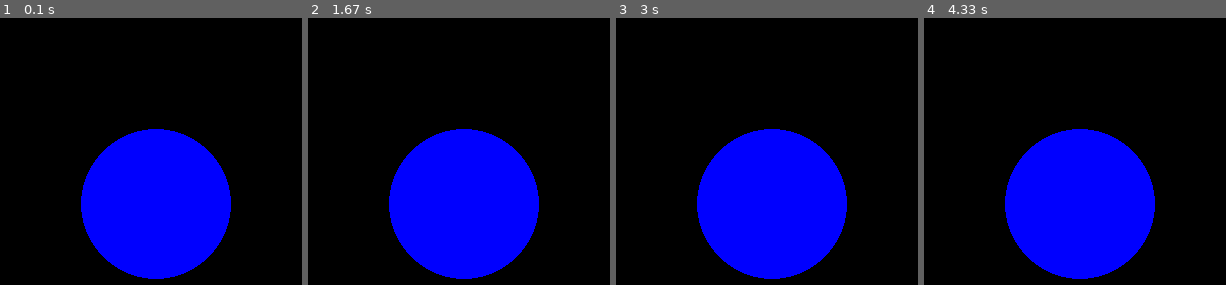
Above: before the commit, frames 1-4 (left to right).
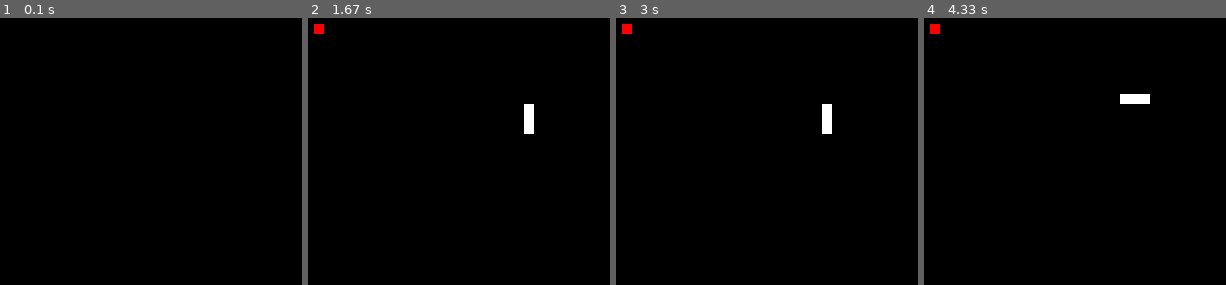
Above: after the commit, the same moments.

Repository: RonanFim/pygame-snake
Game: pygame game, started from main.py
Two runs of this game, one before a commit and one after it. Both use one fixed random seed, a clock stepped at 60 frames per second and the inputs below.
Inputs:
- Up to frame 1 (0.1 s): no input
- Up to frame 2 (1.67 s): tap Enter at 0.33 s; hold Right 0.67-1.13 s; hold Up 1.17-1.63 s
- Up to frame 3 (3 s): hold Right 1.67-2.13 s; hold Left 2.17-2.7 s; hold Down from 2.73 s (still down)
- Up to frame 4 (4.33 s): release Down at 3.03 s; hold Left 3.07-3.47 s; hold Up 3.5-3.87 s; hold Right from 3.9 s (still down)

The runs differ from the first frame. In frame 1, 22% of the frame differs, in the area x 26-77%, y 41-98%; in frame 2, 22%, in the area x 1-77%, y 2-98%; in frame 3, 22%; in frame 4, 22%.

Commit message:
Cria e movimenta a cobra e faz a maçã spawnar

Diff:
--- a/System/Game.py
+++ b/System/Game.py
@@ -1,28 +1,93 @@
 
 import pygame
+import random
+from enum import Enum
+
+from definitions import Screen
+
+
+class Direction(Enum):
+    UP = 1,
+    DOWN = 2,
+    LEFT = 3,
+    RIGHT = 4
 
 
 class Game:
 
-    def __init__(self, screen_width, screen_height, caption):
+    def __init__(self):
         # Initialize pygame library
         pygame.init()
         # Create the window
-        self.__screen = pygame.display.set_mode((screen_width, screen_height))
+        self.__screen = pygame.display.set_mode((Screen.WIDTH, Screen.HEIGHT))
         # Set window caption
-        pygame.display.set_caption(caption)
+        pygame.display.set_caption(Screen.CAPTION)
+        # Create red apple 10x10
+        self.__apple = pygame.Surface((10, 10))
+        self.__apple.fill((255, 0, 0))
+        self.__applePos = (0, 0)
+        # Create clock
+        self.__clock = pygame.time.Clock()
+        # Create the snake
+        self.__snake = [(200, 200), (210, 200), (220, 200)]
+        self.__snakeSprite = pygame.Surface((10, 10))
+        self.__snakeSprite.fill((255, 255, 255))
 
-    def start(self):
+    def __NewPos(self):
+        """
+        Get a random position in the screen in order to spawn the apple.
+        """
+        x = random.randint(0, Screen.WIDTH - 10)
+        y = random.randint(0, Screen.HEIGHT - 10)
+        return (x//10 * 10, y//10 * 10)
+
+    def __Colision(self, obj1, obj2):
+        return (obj1[0] == obj2[0]) and (obj1[1] == obj2[1])
+
+    def Start(self):
         # Run until close the window
         running = True
+        self.__applePos = self.__NewPos()
+        direction = Direction.RIGHT
         while running:
+            self.__clock.tick(10)   # 10 fps
             # The close button was clicked?
             for event in pygame.event.get():
                 if event.type == pygame.QUIT:
                     running = False
-            # Draw a solid blue circle in the center
-            pygame.draw.circle(self.__screen, (0, 0, 255), (250, 250), 75)
-            # Flip the display
-            pygame.display.flip()
+                if event.type == pygame.KEYDOWN:
+                    if event.key == pygame.K_UP:
+                        direction = Direction.UP
+                    if event.key == pygame.K_DOWN:
+                        direction = Direction.DOWN
+                    if event.key == pygame.K_LEFT:
+                        direction = Direction.LEFT
+                    if event.key == pygame.K_RIGHT:
+                        direction = Direction.RIGHT
+
+            # Remove last element of Snake
+            self.__snake.pop()
+            # Add new element
+            self.__snake = [self.__snake[0]] + self.__snake
+            if direction == Direction.UP:
+                self.__snake[0] = (self.__snake[0][0], self.__snake[0][1] - 10)
+            elif direction == Direction.DOWN:
+                self.__snake[0] = (self.__snake[0][0], self.__snake[0][1] + 10)
+            elif direction == Direction.RIGHT:
+                self.__snake[0] = (self.__snake[0][0] + 10, self.__snake[0][1])
+            elif direction == Direction.LEFT:
+                self.__snake[0] = (self.__snake[0][0] - 10, self.__snake[0][1])
+
+            # Detect colision with apple
+            if self.__Colision(self.__applePos, self.__snake[0]):
+                self.__applePos = self.__NewPos()
+
+            # Refresh screen
+            self.__screen.fill((0, 0, 0))
+            self.__screen.blit(self.__apple, self.__applePos)
+            for pos in self.__snake:
+                self.__screen.blit(self.__snakeSprite, pos)
+            # Update the display
+            pygame.display.update()
         # Quit window
         pygame.quit()
--- a/main.py
+++ b/main.py
@@ -1,11 +1,10 @@
 
 from System.Game import Game
-from definitions import Screen
 
 
 def main():
-    game = Game(Screen.WIDTH, Screen.HEIGHT, Screen.CAPTION)
-    game.start()
+    game = Game()
+    game.Start()
     return 0
 
 
